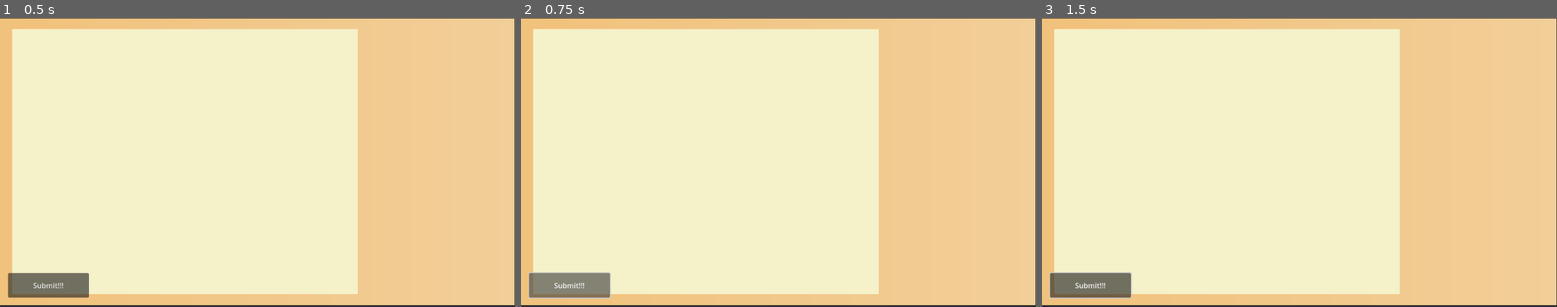
Above: before the commit, frames 1-3 (left to right).
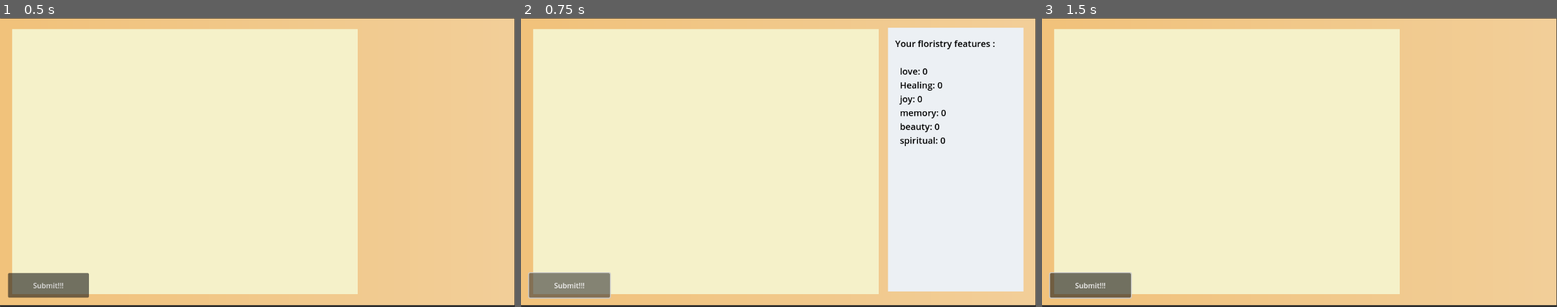
Above: after the commit, the same moments.

Repository: lyDevper/Floristry-Game
Game: Godot game, scene res://scenes/flowerArrange_scene.tscn
Two runs of this game, one before a commit and one after it. Both use one fixed random seed, a clock stepped at 60 frames per second and the inputs below. This scene is started directly instead of the project's main scene.
Inputs (mouse positions are in pixels of both pictures, inside the frame that each line leads up to):
- Up to frame 1 (0.5 s): no input
- Up to frame 2 (0.75 s): click "Submit!!!" at 0.5 s
- Up to frame 3 (1.5 s): tap Enter (ui_accept) at 1.25 s; move the mouse to (1412, 148) at 1.27 s; hold Right (ui_right) from 1.28 s (still down); click (1412, 148) at 1.42 s

Frame 1 is identical in both runs. In frame 2, 24% of the frame differs, in the area x 71-98%, y 3-95%; in frame 3, nothing differs.

Commit message:
print score; rotate flowerBofy; submit button

Diff:
--- /dev/null
+++ b/scenes/ScorePanel.gd
@@ -0,0 +1,19 @@
+extends Panel
+
+# Assuming the Label node inside ScorePanel is called "Label"
+@onready var score_label = $Label
+
+# Function to update the score text in the label
+func render_score():
+	var score_text = "Your floristry features :\n"
+	score_text += "\n"
+	# Loop through all semantics and display their score
+	for key in floristryScore.total_semantics.keys():
+		score_text += "  %s: %d\n" % [key, floristryScore.total_semantics[key]]
+
+	# Update the label with the new score text
+	score_label.text = score_text
+
+# You can call this function to update the text whenever needed
+func _ready():
+	render_score()
--- a/scenes/flowerArrange_scene.tscn
+++ b/scenes/flowerArrange_scene.tscn
@@ -1,7 +1,9 @@
-[gd_scene load_steps=6 format=3 uid="uid://bkuh8f77ua8fp"]
+[gd_scene load_steps=11 format=3 uid="uid://bkuh8f77ua8fp"]
 
 [ext_resource type="PackedScene" uid="uid://cykeab16i3v7u" path="res://scenes/FlowerCard.tscn" id="1_c2tyu"]
 [ext_resource type="Script" uid="uid://cj8p6rrw8y1aw" path="res://scenes/FlowerBucket.gd" id="1_earyn"]
+[ext_resource type="Script" uid="uid://ccdwrgvhwjybb" path="res://scripts/SubmitBtn.gd" id="3_earyn"]
+[ext_resource type="Script" uid="uid://cd3mha31lm4t5" path="res://scenes/ScorePanel.gd" id="4_1pm1s"]
 
 [sub_resource type="Gradient" id="Gradient_5k0ej"]
 colors = PackedColorArray(0.94509804, 0.7607843, 0.48235294, 1, 0.95, 0.80939996, 0.5985, 1)
@@ -11,6 +13,17 @@
 
 [sub_resource type="StyleBoxFlat" id="StyleBoxFlat_c2tyu"]
 bg_color = Color(0.96, 0.9456, 0.7872, 1)
+
+[sub_resource type="StyleBoxFlat" id="StyleBoxFlat_earyn"]
+bg_color = Color(0.9233856, 0.94125986, 0.95703125, 1)
+
+[sub_resource type="SystemFont" id="SystemFont_1pm1s"]
+font_weight = 200
+
+[sub_resource type="LabelSettings" id="LabelSettings_afopg"]
+font = SubResource("SystemFont_1pm1s")
+font_size = 20
+font_color = Color(0, 0, 0, 1)
 
 [node name="SceneRoot" type="Node2D"]
 
@@ -47,10 +60,29 @@
 
 [node name="DragLayer" type="CanvasLayer" parent="."]
 
-[node name="Button" type="Button" parent="."]
+[node name="SubmitBtn" type="Button" parent="."]
 offset_left = 18.0
 offset_top = 572.0
 offset_right = 199.0
 offset_bottom = 627.0
 mouse_default_cursor_shape = 2
 text = "Submit!!!"
+script = ExtResource("3_earyn")
+
+[node name="ScorePanel" type="Panel" parent="."]
+visible = false
+offset_left = 821.0
+offset_top = 22.0
+offset_right = 1124.0
+offset_bottom = 613.0
+theme_override_styles/panel = SubResource("StyleBoxFlat_earyn")
+script = ExtResource("4_1pm1s")
+
+[node name="Label" type="Label" parent="ScorePanel"]
+layout_mode = 0
+offset_left = 16.0
+offset_top = 21.0
+offset_right = 288.0
+offset_bottom = 564.0
+text = "Lorem Ipsum"
+label_settings = SubResource("LabelSettings_afopg")
--- a/scenes/map_scene.tscn
+++ b/scenes/map_scene.tscn
@@ -11,13 +11,14 @@
 [ext_resource type="PackedScene" uid="uid://bwrk48wx15vpt" path="res://scenes/flowers/Lavender.tscn" id="9_od1u7"]
 [ext_resource type="PackedScene" uid="uid://c6n4bfoulg2u4" path="res://scenes/flowers/Tulip.tscn" id="10_l1wjf"]
 [ext_resource type="Script" uid="uid://cu3vfcjay6fki" path="res://scripts/home.gd" id="11_f0c3g"]
+[ext_resource type="Texture2D" uid="uid://cn3dpvvbl87vw" path="res://images/house.png" id="12_od1u7"]
 
 [sub_resource type="CapsuleShape2D" id="CapsuleShape2D_5m4q6"]
 radius = 15.0
 height = 68.0
 
 [sub_resource type="RectangleShape2D" id="RectangleShape2D_u73mt"]
-size = Vector2(30, 44)
+size = Vector2(42, 36)
 
 [node name="SceneRoot" type="Node2D"]
 
@@ -95,3 +96,7 @@
 
 [node name="CollisionShape2D" type="CollisionShape2D" parent="Home/Area2D"]
 shape = SubResource("RectangleShape2D_u73mt")
+
+[node name="Sprite2D" type="Sprite2D" parent="Home/Area2D"]
+scale = Vector2(0.14444442, 0.14444438)
+texture = ExtResource("12_od1u7")
--- /dev/null
+++ b/scenes/score_scene.tscn
@@ -0,0 +1,3 @@
+[gd_scene format=3 uid="uid://cqh0cs57sqwn2"]
+
+[node name="ScoreScene" type="Node2D"]
--- /dev/null
+++ b/scripts/SubmitBtn.gd
@@ -0,0 +1,26 @@
+extends Button
+
+@onready var score_panel = get_node("../ScorePanel")  # adjust path as needed
+
+func _pressed():
+	score_panel.visible = not score_panel.visible  # toggle visibility
+	score_panel.render_score()
+
+'''
+# Reference to the canvas node
+@onready var canvas = get_node("/root/SceneRoot/Canvas")
+
+# Function to handle the button press
+func _pressed():
+	var score_scene = load("res://scenes/score_scene.tscn")  # Load your score scene
+	var new_score_scene = score_scene.instantiate()
+
+	# Copying the Canvas node and all its children
+	var new_canvas = canvas.duplicate()  # Duplicate the entire Canvas node
+	new_score_scene.add_child(new_canvas)  # Add the duplicated canvas to the score scene
+
+	# Transition to the score scene
+	get_tree().current_scene.queue_free()  # Remove the current scene
+	get_tree().root.add_child(new_score_scene)  # Add the score scene
+	#get_tree().change_scene_to_file("res://scenes/score_scene.tscn")
+'''
Binary file added: images/house.png
Not shown, added: images/house.png.import
Not shown, added: scenes/ScorePanel.gd.uid
Not shown: 1 places in scenes/map_scene.tscn that only renumber resources
Not shown, added: scripts/SubmitBtn.gd.uid
